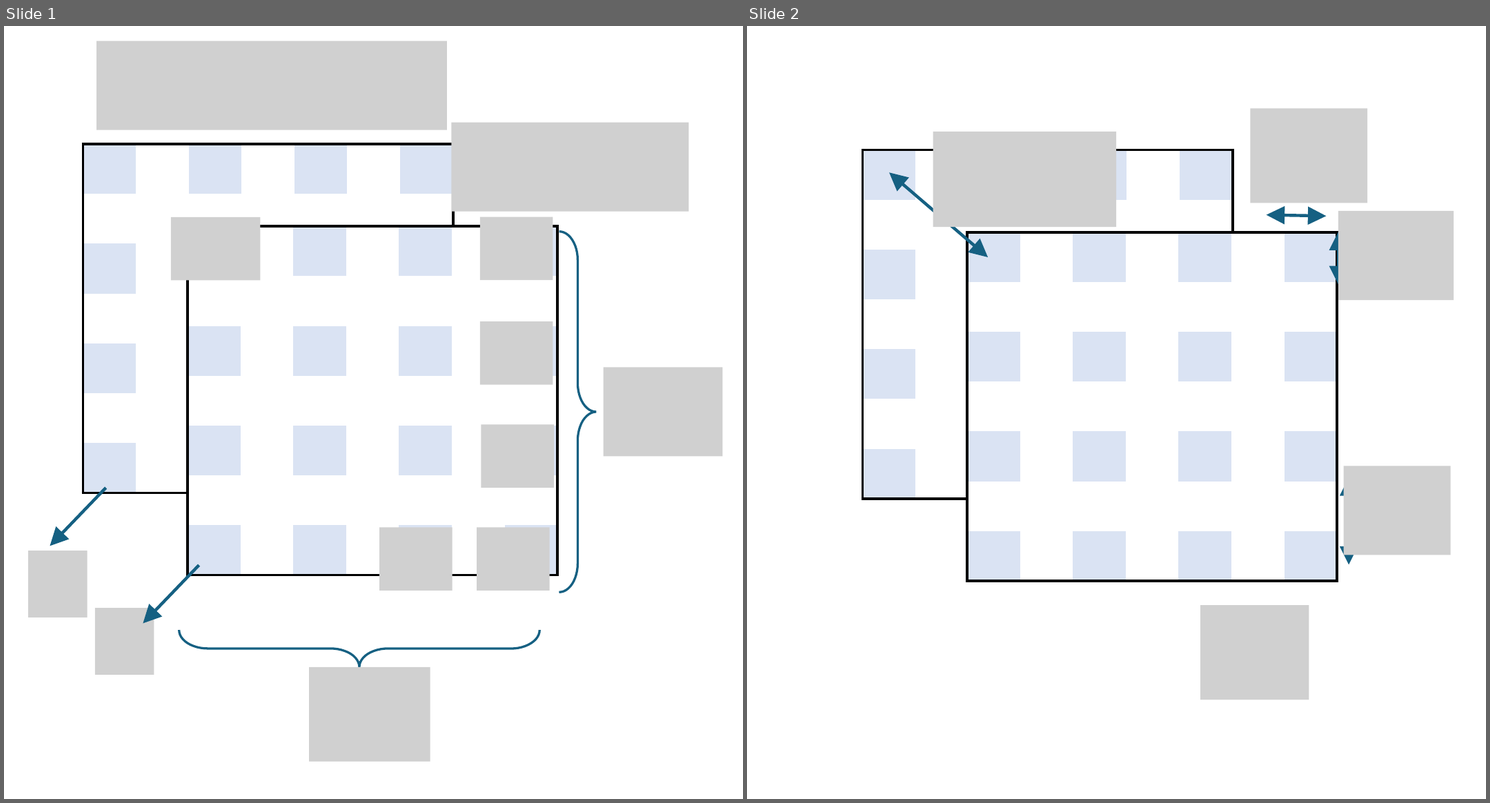
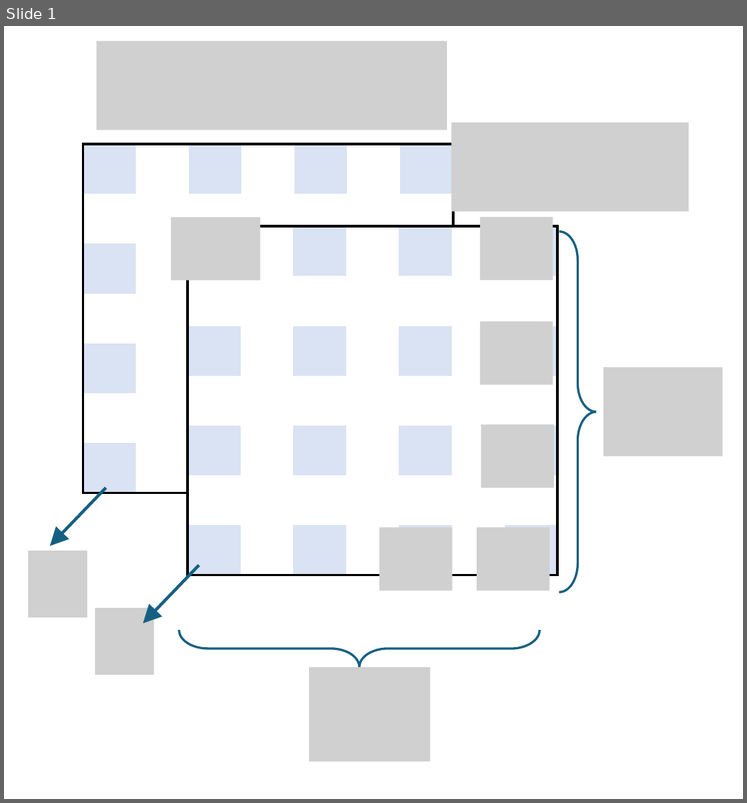
Before and after one commit to tkn-tub/SIM, a slide deck: figures/SIM_array.pptx. Shown side by side, each under a label of ours: slides 1 and 2 before the commit, slide 1 after it. The pictures are 1490x803 and 747x803 pixels, drawn with LibreOffice and Linux fonts; fonts in the diff are those of the drawing; grey boxes stand for pictures. Boxes give left, top, right and bottom in pixels: in the first picture for what was removed or moved away, otherwise in the second. Text is boxed around its words. In the diff, an @@ line names an element or a change of style, - is before the commit and + after.

```diff
--- a/figures/SIM_array.pptx
+++ b/figures/SIM_array.pptx
@@ slide 2 removed at [747, 26, 1486, 799], background #FFFFFF @@
@@ picture removed at [1250, 107, 1367, 203] @@
@@ table removed at [862, 150, 1217, 509], 7 rows, 7 columns @@
- |  |  |  |  |  | 
- |  |  |  |  |  | 
- |  |  |  |  |  | 
- |  |  |  |  |  | 
- |  |  |  |  |  | 
- |  |  |  |  |  | 
- |  |  |  |  |  | 
@@ picture removed at [933, 132, 1115, 227] @@
@@ double arrow removed from (888, 172) to (987, 258) @@
@@ picture removed at [1338, 212, 1453, 299] @@
@@ table removed at [968, 231, 1322, 590], 7 rows, 7 columns @@
- |  |  |  |  |  | 
- |  |  |  |  |  | 
- |  |  |  |  |  | 
- |  |  |  |  |  | 
- |  |  |  |  |  | 
- |  |  |  |  |  | 
- |  |  |  |  |  | 
@@ double arrow removed from (1325, 216) to (1265, 216) @@
@@ double arrow removed from (1338, 231) to (1338, 284) @@
@@ picture removed at [1342, 465, 1451, 553] @@
@@ double arrow removed from (1349, 476) to (1349, 564) @@
@@ picture removed at [1199, 604, 1307, 699] @@
```
Also in this commit, not shown: 2 slides added, 10 other files.
